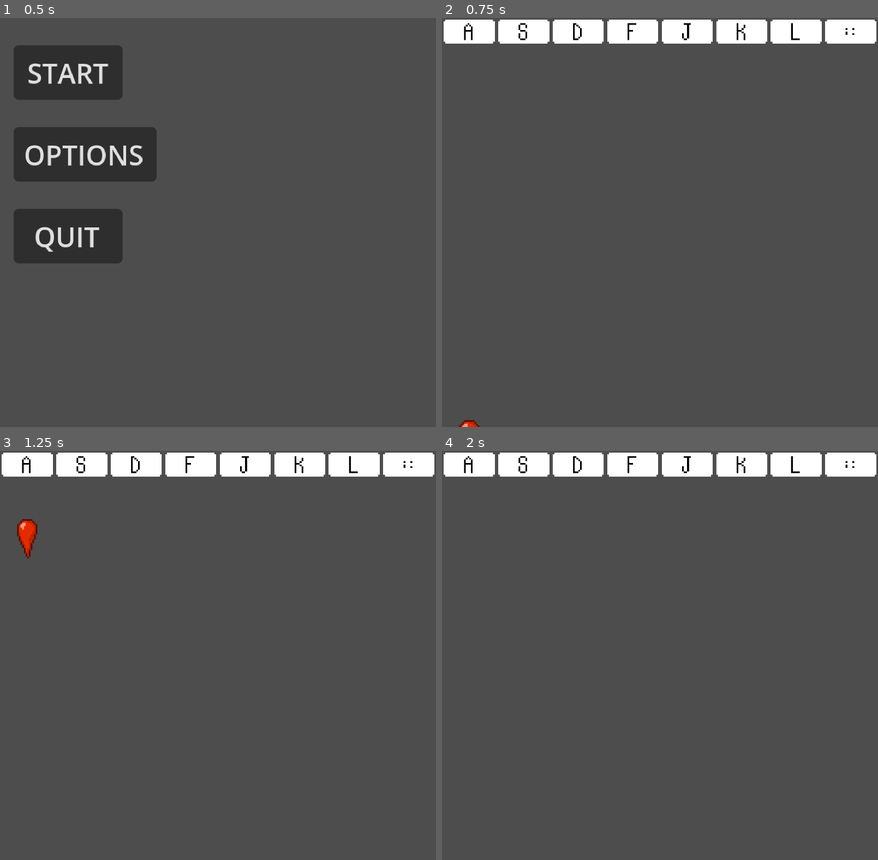
Above: before the commit, frames 1-4 (two rows, left to right).
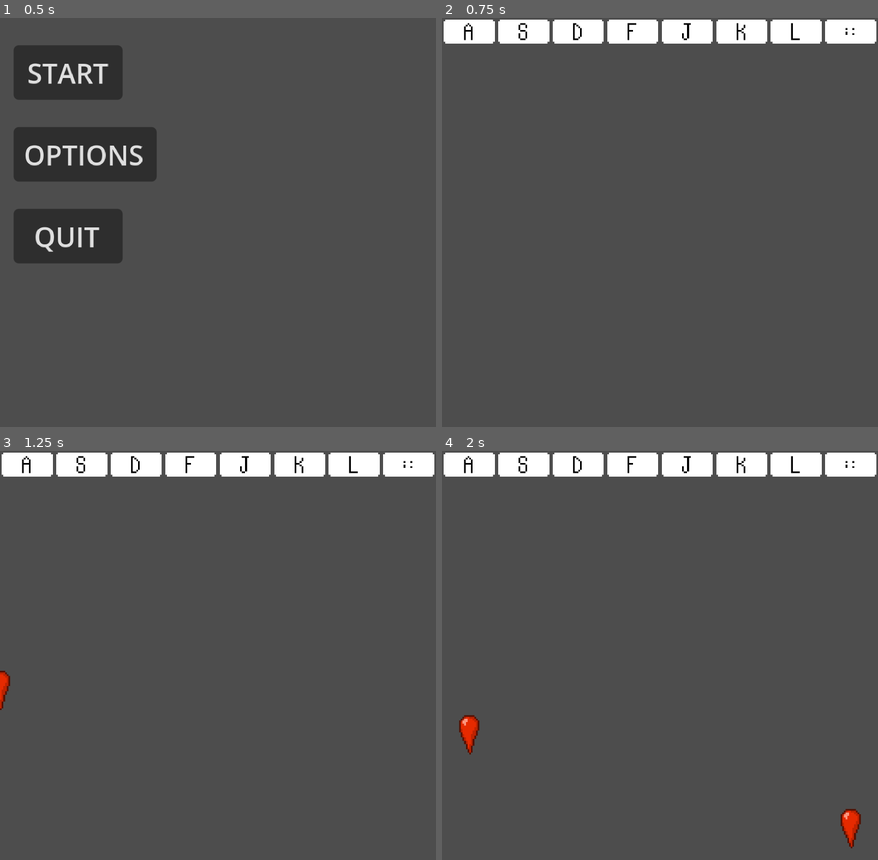
Above: after the commit, the same moments.

Repository: Ada-Rhodes/Bring-Her-Back
Game: Godot game, scene res://main_menu.tscn
The game is run twice, just before and just after one commit, with the same random seed, the same clock (stepped at 60 frames per second) and the same inputs.
Inputs:
- Up to frame 1 (0.5 s): no input
- Up to frame 2 (0.75 s): click "START" at 0.5 s
- Up to frame 3 (1.25 s): no input
- Up to frame 4 (2 s): tap A (Key A, bound only after the commit) at 1.35 s; tap , (Key Colon, bound only after the commit) at 1.55 s

Frame 1 is identical in both runs. In frame 2, less than 0.1% of the frame differs, in the area x 3-9%, y 98-100%; in frame 3, 0.5%; in frame 4, 0.6%, in the area x 3-97%, y 64-98%.

Commit message:
Blood drops and sound working
I have blood drops and sound working
I need the timing sequence to work now. I am not sure what the best way to do that yet is.

Diff:
--- a/Bring-Her-Back/Game.tscn
+++ b/Bring-Her-Back/Game.tscn
@@ -4,13 +4,28 @@
 [ext_resource type="Script" uid="uid://do4n6y51kf180" path="res://game-loop.gd" id="1_yx171"]
 [ext_resource type="Texture2D" uid="uid://bmn7n2c5ygh26" path="res://Assets/Keys/s-key.png" id="2_2vekm"]
 [ext_resource type="Script" uid="uid://d3lddg5fuil7w" path="res://buttons.gd" id="2_yhmtn"]
-[ext_resource type="AudioStream" uid="uid://c2jh22wq5hpl" path="res://Assets/Sounds/Wump.wav" id="3_yhmtn"]
 [ext_resource type="Texture2D" uid="uid://cjl8riokup8ku" path="res://Assets/Keys/d-key.png" id="3_yx171"]
+[ext_resource type="Script" uid="uid://csg66xiqoewvd" path="res://key_a.gd" id="4_gwjdr"]
 [ext_resource type="Texture2D" uid="uid://crqk7sh3282fi" path="res://Assets/Keys/f-key.png" id="4_yhmtn"]
+[ext_resource type="AudioStream" uid="uid://cdef018wev6qv" path="res://Assets/Sounds/wa6.mp3" id="5_bisgb"]
 [ext_resource type="Texture2D" uid="uid://86yh8416lbsq" path="res://Assets/Keys/j-key.png" id="5_gwjdr"]
 [ext_resource type="Texture2D" uid="uid://nvb2n6gyrmg6" path="res://Assets/Keys/k-key.png" id="6_lvtmh"]
+[ext_resource type="Script" uid="uid://cutnj5denvq3r" path="res://key_s.gd" id="7_lvtmh"]
 [ext_resource type="Texture2D" uid="uid://cgywnhrfbgk0w" path="res://Assets/Keys/L-key.png" id="7_yyih5"]
 [ext_resource type="Texture2D" uid="uid://jvjmv3hh50th" path="res://Assets/Keys/colon-key.png" id="8_qjyg3"]
+[ext_resource type="AudioStream" uid="uid://c2sgwnhi5jbga" path="res://Assets/Sounds/wa4.mp3" id="8_y5ctq"]
+[ext_resource type="Script" uid="uid://5jt5mlwmlgap" path="res://key_d.gd" id="9_yyih5"]
+[ext_resource type="Script" uid="uid://b2kdj7d361sjv" path="res://key_f.gd" id="11_qjyg3"]
+[ext_resource type="AudioStream" uid="uid://dkad6w17um0y0" path="res://Assets/Sounds/wa2.mp3" id="11_w7ht3"]
+[ext_resource type="Script" uid="uid://c8gaa6v7xrruh" path="res://key_j.gd" id="13_bvhbk"]
+[ext_resource type="AudioStream" uid="uid://bt2q7ywj2idkj" path="res://Assets/Sounds/wa0.mp3" id="14_8ktx7"]
+[ext_resource type="Script" uid="uid://d3bdhfhhbtpg2" path="res://key_k.gd" id="14_wuoie"]
+[ext_resource type="Script" uid="uid://ck4aixxoopkad" path="res://key_l.gd" id="16_bvhbk"]
+[ext_resource type="AudioStream" uid="uid://dvxyruuw27uxj" path="res://Assets/Sounds/wa1.mp3" id="17_hwsgv"]
+[ext_resource type="Script" uid="uid://lqquiern8nm8" path="res://key_colon.gd" id="18_cpsxm"]
+[ext_resource type="AudioStream" uid="uid://dpfma0gmpwet" path="res://Assets/Sounds/wa3.mp3" id="20_gebyw"]
+[ext_resource type="AudioStream" uid="uid://cwsivb12vub4a" path="res://Assets/Sounds/wa5.mp3" id="23_4my3f"]
+[ext_resource type="AudioStream" uid="uid://bjs88rlgaknlt" path="res://Assets/Sounds/wa7.mp3" id="26_aeq37"]
 
 [sub_resource type="RectangleShape2D" id="RectangleShape2D_yg35m"]
 size = Vector2(32, 16)
@@ -24,6 +39,7 @@
 [node name="Key A" type="Sprite2D" parent="Buttons" unique_id=16194927]
 position = Vector2(16, 8)
 texture = ExtResource("1_joorw")
+script = ExtResource("4_gwjdr")
 
 [node name="StaticBody2D" type="StaticBody2D" parent="Buttons/Key A" unique_id=40990239]
 
@@ -32,11 +48,12 @@
 disabled = true
 
 [node name="AudioStreamPlayer" type="AudioStreamPlayer" parent="Buttons/Key A" unique_id=1697709971]
-stream = ExtResource("3_yhmtn")
+stream = ExtResource("5_bisgb")
 
 [node name="Key S" type="Sprite2D" parent="Buttons" unique_id=612567100]
 position = Vector2(48, 8)
 texture = ExtResource("2_2vekm")
+script = ExtResource("7_lvtmh")
 
 [node name="StaticBody2D" type="StaticBody2D" parent="Buttons/Key S" unique_id=218593809]
 
@@ -44,9 +61,13 @@
 shape = SubResource("RectangleShape2D_yg35m")
 disabled = true
 
+[node name="AudioStreamPlayer" type="AudioStreamPlayer" parent="Buttons/Key S" unique_id=1698509832]
+stream = ExtResource("8_y5ctq")
+
 [node name="Key D" type="Sprite2D" parent="Buttons" unique_id=732655924]
 position = Vector2(80, 8)
 texture = ExtResource("3_yx171")
+script = ExtResource("9_yyih5")
 
 [node name="StaticBody2D" type="StaticBody2D" parent="Buttons/Key D" unique_id=1475548821]
 
@@ -54,9 +75,13 @@
 shape = SubResource("RectangleShape2D_yg35m")
 disabled = true
 
+[node name="AudioStreamPlayer" type="AudioStreamPlayer" parent="Buttons/Key D" unique_id=1276724256]
+stream = ExtResource("11_w7ht3")
+
 [node name="Key F" type="Sprite2D" parent="Buttons" unique_id=590894051]
 position = Vector2(112, 8)
 texture = ExtResource("4_yhmtn")
+script = ExtResource("11_qjyg3")
 
 [node name="StaticBody2D" type="StaticBody2D" parent="Buttons/Key F" unique_id=1786576393]
 
@@ -64,9 +89,13 @@
 shape = SubResource("RectangleShape2D_yg35m")
 disabled = true
 
+[node name="AudioStreamPlayer" type="AudioStreamPlayer" parent="Buttons/Key F" unique_id=1857367584]
+stream = ExtResource("14_8ktx7")
+
 [node name="Key J" type="Sprite2D" parent="Buttons" unique_id=188705831]
 position = Vector2(144, 8)
 texture = ExtResource("5_gwjdr")
+script = ExtResource("13_bvhbk")
 
 [node name="StaticBody2D" type="StaticBody2D" parent="Buttons/Key J" unique_id=605630487]
 
@@ -74,9 +103,13 @@
 shape = SubResource("RectangleShape2D_yg35m")
 disabled = true
 
+[node name="AudioStreamPlayer" type="AudioStreamPlayer" parent="Buttons/Key J" unique_id=2039098588]
+stream = ExtResource("17_hwsgv")
+
 [node name="Key K" type="Sprite2D" parent="Buttons" unique_id=879407633]
 position = Vector2(176, 8)
 texture = ExtResource("6_lvtmh")
+script = ExtResource("14_wuoie")
 
 [node name="StaticBody2D" type="StaticBody2D" parent="Buttons/Key K" unique_id=687469722]
 
@@ -84,9 +117,13 @@
 shape = SubResource("RectangleShape2D_yg35m")
 disabled = true
 
+[node name="AudioStreamPlayer" type="AudioStreamPlayer" parent="Buttons/Key K" unique_id=42666671]
+stream = ExtResource("20_gebyw")
+
 [node name="Key L" type="Sprite2D" parent="Buttons" unique_id=784377286]
 position = Vector2(208, 8)
 texture = ExtResource("7_yyih5")
+script = ExtResource("16_bvhbk")
 
 [node name="StaticBody2D" type="StaticBody2D" parent="Buttons/Key L" unique_id=899511680]
 
@@ -94,12 +131,19 @@
 shape = SubResource("RectangleShape2D_yg35m")
 disabled = true
 
+[node name="AudioStreamPlayer" type="AudioStreamPlayer" parent="Buttons/Key L" unique_id=370845968]
+stream = ExtResource("23_4my3f")
+
 [node name="Key Colon" type="Sprite2D" parent="Buttons" unique_id=265064061]
 position = Vector2(240, 8)
 texture = ExtResource("8_qjyg3")
+script = ExtResource("18_cpsxm")
 
 [node name="StaticBody2D" type="StaticBody2D" parent="Buttons/Key Colon" unique_id=733625283]
 
 [node name="CollisionShape2D" type="CollisionShape2D" parent="Buttons/Key Colon/StaticBody2D" unique_id=310983489]
 shape = SubResource("RectangleShape2D_yg35m")
 disabled = true
+
+[node name="AudioStreamPlayer" type="AudioStreamPlayer" parent="Buttons/Key Colon" unique_id=414516283]
+stream = ExtResource("26_aeq37")
--- /dev/null
+++ b/Bring-Her-Back/key_a.gd
@@ -0,0 +1,31 @@
+extends Sprite2D
+
+
+# Pre-Load Blood Drop Instance
+const BLOOD_DROP = preload("res://prefabs/blood_drop.tscn")
+
+
+# Called when the node enters the scene tree for the first time.
+func _ready() -> void:
+	pass # Replace with function body.
+
+
+
+# Called every frame. 'delta' is the elapsed time since the previous frame.
+func _process(delta: float) -> void:
+	var aPressed = Input.is_action_just_pressed("Key A")
+	if aPressed == true:
+		$AudioStreamPlayer.play()
+		#print('Button pressed')
+		spawn_blood()
+
+# Spawn Blood drop in desired position
+func spawn_blood() -> void:
+	# Create an instance of the blood drop
+	var blood_instance = BLOOD_DROP.instantiate()
+
+	# Set blood drop position 1-8
+	# Do this later
+
+	# Add blood drop to paret scene as a child
+	add_child(blood_instance)
--- /dev/null
+++ b/Bring-Her-Back/key_colon.gd
@@ -0,0 +1,31 @@
+extends Sprite2D
+
+
+# Pre-Load Blood Drop Instance
+const BLOOD_DROP = preload("res://prefabs/blood_drop.tscn")
+
+
+# Called when the node enters the scene tree for the first time.
+func _ready() -> void:
+	pass # Replace with function body.
+
+
+
+# Called every frame. 'delta' is the elapsed time since the previous frame.
+func _process(delta: float) -> void:
+	var aPressed = Input.is_action_just_pressed("Key Colon")
+	if aPressed == true:
+		$AudioStreamPlayer.play()
+		#print('Button pressed')
+		spawn_blood()
+
+# Spawn Blood drop in desired position
+func spawn_blood() -> void:
+	# Create an instance of the blood drop
+	var blood_instance = BLOOD_DROP.instantiate()
+
+	# Set blood drop position 1-8
+	# Do this later
+
+	# Add blood drop to paret scene as a child
+	add_child(blood_instance)
--- /dev/null
+++ b/Bring-Her-Back/key_d.gd
@@ -0,0 +1,31 @@
+extends Sprite2D
+
+
+# Pre-Load Blood Drop Instance
+const BLOOD_DROP = preload("res://prefabs/blood_drop.tscn")
+
+
+# Called when the node enters the scene tree for the first time.
+func _ready() -> void:
+	pass # Replace with function body.
+
+
+
+# Called every frame. 'delta' is the elapsed time since the previous frame.
+func _process(delta: float) -> void:
+	var aPressed = Input.is_action_just_pressed("Key D")
+	if aPressed == true:
+		$AudioStreamPlayer.play()
+		#print('Button pressed')
+		spawn_blood()
+
+# Spawn Blood drop in desired position
+func spawn_blood() -> void:
+	# Create an instance of the blood drop
+	var blood_instance = BLOOD_DROP.instantiate()
+
+	# Set blood drop position 1-8
+	# Do this later
+
+	# Add blood drop to paret scene as a child
+	add_child(blood_instance)
--- /dev/null
+++ b/Bring-Her-Back/key_f.gd
@@ -0,0 +1,31 @@
+extends Sprite2D
+
+
+# Pre-Load Blood Drop Instance
+const BLOOD_DROP = preload("res://prefabs/blood_drop.tscn")
+
+
+# Called when the node enters the scene tree for the first time.
+func _ready() -> void:
+	pass # Replace with function body.
+
+
+
+# Called every frame. 'delta' is the elapsed time since the previous frame.
+func _process(delta: float) -> void:
+	var aPressed = Input.is_action_just_pressed("Key F")
+	if aPressed == true:
+		$AudioStreamPlayer.play()
+		#print('Button pressed')
+		spawn_blood()
+
+# Spawn Blood drop in desired position
+func spawn_blood() -> void:
+	# Create an instance of the blood drop
+	var blood_instance = BLOOD_DROP.instantiate()
+
+	# Set blood drop position 1-8
+	# Do this later
+
+	# Add blood drop to paret scene as a child
+	add_child(blood_instance)
--- /dev/null
+++ b/Bring-Her-Back/key_j.gd
@@ -0,0 +1,31 @@
+extends Sprite2D
+
+
+# Pre-Load Blood Drop Instance
+const BLOOD_DROP = preload("res://prefabs/blood_drop.tscn")
+
+
+# Called when the node enters the scene tree for the first time.
+func _ready() -> void:
+	pass # Replace with function body.
+
+
+
+# Called every frame. 'delta' is the elapsed time since the previous frame.
+func _process(delta: float) -> void:
+	var aPressed = Input.is_action_just_pressed("Key J")
+	if aPressed == true:
+		$AudioStreamPlayer.play()
+		#print('Button pressed')
+		spawn_blood()
+
+# Spawn Blood drop in desired position
+func spawn_blood() -> void:
+	# Create an instance of the blood drop
+	var blood_instance = BLOOD_DROP.instantiate()
+
+	# Set blood drop position 1-8
+	# Do this later
+
+	# Add blood drop to paret scene as a child
+	add_child(blood_instance)
--- /dev/null
+++ b/Bring-Her-Back/key_k.gd
@@ -0,0 +1,31 @@
+extends Sprite2D
+
+
+# Pre-Load Blood Drop Instance
+const BLOOD_DROP = preload("res://prefabs/blood_drop.tscn")
+
+
+# Called when the node enters the scene tree for the first time.
+func _ready() -> void:
+	pass # Replace with function body.
+
+
+
+# Called every frame. 'delta' is the elapsed time since the previous frame.
+func _process(delta: float) -> void:
+	var aPressed = Input.is_action_just_pressed("Key K")
+	if aPressed == true:
+		$AudioStreamPlayer.play()
+		#print('Button pressed')
+		spawn_blood()
+
+# Spawn Blood drop in desired position
+func spawn_blood() -> void:
+	# Create an instance of the blood drop
+	var blood_instance = BLOOD_DROP.instantiate()
+
+	# Set blood drop position 1-8
+	# Do this later
+
+	# Add blood drop to paret scene as a child
+	add_child(blood_instance)
--- /dev/null
+++ b/Bring-Her-Back/key_l.gd
@@ -0,0 +1,31 @@
+extends Sprite2D
+
+
+# Pre-Load Blood Drop Instance
+const BLOOD_DROP = preload("res://prefabs/blood_drop.tscn")
+
+
+# Called when the node enters the scene tree for the first time.
+func _ready() -> void:
+	pass # Replace with function body.
+
+
+
+# Called every frame. 'delta' is the elapsed time since the previous frame.
+func _process(delta: float) -> void:
+	var aPressed = Input.is_action_just_pressed("Key L")
+	if aPressed == true:
+		$AudioStreamPlayer.play()
+		#print('Button pressed')
+		spawn_blood()
+
+# Spawn Blood drop in desired position
+func spawn_blood() -> void:
+	# Create an instance of the blood drop
+	var blood_instance = BLOOD_DROP.instantiate()
+
+	# Set blood drop position 1-8
+	# Do this later
+
+	# Add blood drop to paret scene as a child
+	add_child(blood_instance)
--- /dev/null
+++ b/Bring-Her-Back/key_s.gd
@@ -0,0 +1,31 @@
+extends Sprite2D
+
+
+# Pre-Load Blood Drop Instance
+const BLOOD_DROP = preload("res://prefabs/blood_drop.tscn")
+
+
+# Called when the node enters the scene tree for the first time.
+func _ready() -> void:
+	pass # Replace with function body.
+
+
+
+# Called every frame. 'delta' is the elapsed time since the previous frame.
+func _process(delta: float) -> void:
+	var aPressed = Input.is_action_just_pressed("Key S")
+	if aPressed == true:
+		$AudioStreamPlayer.play()
+		#print('Button pressed')
+		spawn_blood()
+
+# Spawn Blood drop in desired position
+func spawn_blood() -> void:
+	# Create an instance of the blood drop
+	var blood_instance = BLOOD_DROP.instantiate()
+
+	# Set blood drop position 1-8
+	# Do this later
+
+	# Add blood drop to paret scene as a child
+	add_child(blood_instance)
--- a/Bring-Her-Back/prefabs/blood_drop.gd
+++ b/Bring-Her-Back/prefabs/blood_drop.gd
@@ -2,12 +2,14 @@
 
 
 var local_pos
+var start_time
 
 
 # Called when the node enters the scene tree for the first time.
 func _ready() -> void:
 	# Local position (relative to its parent node)
 	local_pos = get_node("BloodDrop").position.y
+	start_time = Time.get_ticks_msec()
 	#print("Local Position: ", local_pos)
 	#pass
 
@@ -16,4 +18,6 @@
 func _process(delta: float) -> void:
 	local_pos = get_node("BloodDrop").position.y
 	if local_pos < 0:
+		var elapsed_time = Time.get_ticks_msec() - start_time
+		print("Time elapsed: ", elapsed_time, " ms")
 		queue_free()
--- a/Bring-Her-Back/prefabs/blood_drop.tscn
+++ b/Bring-Her-Back/prefabs/blood_drop.tscn
@@ -33,8 +33,8 @@
 script = ExtResource("1_odwrp")
 
 [node name="BloodDrop" type="RigidBody2D" parent="." unique_id=1743695993]
-position = Vector2(16, 260)
-gravity_scale = -1.0
+position = Vector2(0, 260)
+gravity_scale = -0.57
 
 [node name="CollisionShape2D" type="CollisionShape2D" parent="BloodDrop" unique_id=713581182]
 shape = SubResource("CapsuleShape2D_odwrp")
--- a/Bring-Her-Back/project.godot
+++ b/Bring-Her-Back/project.godot
@@ -26,6 +26,50 @@
 
 project/assembly_name="Bring-Her-Back"
 
+[input]
+
+"Key A"={
+"deadzone": 0.2,
+"events": [Object(InputEventKey,"resource_local_to_scene":false,"resource_name":"","device":16,"window_id":0,"alt_pressed":false,"shift_pressed":false,"ctrl_pressed":false,"meta_pressed":false,"pressed":false,"keycode":0,"physical_keycode":65,"key_label":0,"unicode":0,"location":0,"echo":false,"script":null)
+, Object(InputEventJoypadButton,"resource_local_to_scene":false,"resource_name":"","device":-1,"button_index":13,"pressure":0.0,"pressed":false,"script":null)
+]
+}
+"Key S"={
+"deadzone": 0.2,
+"events": [Object(InputEventKey,"resource_local_to_scene":false,"resource_name":"","device":16,"window_id":0,"alt_pressed":false,"shift_pressed":false,"ctrl_pressed":false,"meta_pressed":false,"pressed":false,"keycode":0,"physical_keycode":83,"key_label":0,"unicode":0,"location":0,"echo":false,"script":null)
+]
+}
+"Key D"={
+"deadzone": 0.2,
+"events": [Object(InputEventKey,"resource_local_to_scene":false,"resource_name":"","device":-1,"window_id":0,"alt_pressed":false,"shift_pressed":false,"ctrl_pressed":false,"meta_pressed":false,"pressed":false,"keycode":0,"physical_keycode":68,"key_label":0,"unicode":100,"location":0,"echo":false,"script":null)
+]
+}
+"Key F"={
+"deadzone": 0.2,
+"events": [Object(InputEventKey,"resource_local_to_scene":false,"resource_name":"","device":-1,"window_id":0,"alt_pressed":false,"shift_pressed":false,"ctrl_pressed":false,"meta_pressed":false,"pressed":false,"keycode":0,"physical_keycode":70,"key_label":0,"unicode":102,"location":0,"echo":false,"script":null)
+]
+}
+"Key J"={
+"deadzone": 0.2,
+"events": [Object(InputEventKey,"resource_local_to_scene":false,"resource_name":"","device":-1,"window_id":0,"alt_pressed":false,"shift_pressed":false,"ctrl_pressed":false,"meta_pressed":false,"pressed":false,"keycode":0,"physical_keycode":74,"key_label":0,"unicode":106,"location":0,"echo":false,"script":null)
+]
+}
+"Key K"={
+"deadzone": 0.2,
+"events": [Object(InputEventKey,"resource_local_to_scene":false,"resource_name":"","device":-1,"window_id":0,"alt_pressed":false,"shift_pressed":false,"ctrl_pressed":false,"meta_pressed":false,"pressed":false,"keycode":0,"physical_keycode":75,"key_label":0,"unicode":107,"location":0,"echo":false,"script":null)
+]
+}
+"Key L"={
+"deadzone": 0.2,
+"events": [Object(InputEventKey,"resource_local_to_scene":false,"resource_name":"","device":-1,"window_id":0,"alt_pressed":false,"shift_pressed":false,"ctrl_pressed":false,"meta_pressed":false,"pressed":false,"keycode":0,"physical_keycode":76,"key_label":0,"unicode":108,"location":0,"echo":false,"script":null)
+]
+}
+"Key Colon"={
+"deadzone": 0.2,
+"events": [Object(InputEventKey,"resource_local_to_scene":false,"resource_name":"","device":-1,"window_id":0,"alt_pressed":false,"shift_pressed":false,"ctrl_pressed":false,"meta_pressed":false,"pressed":false,"keycode":0,"physical_keycode":59,"key_label":0,"unicode":59,"location":0,"echo":false,"script":null)
+]
+}
+
 [physics]
 
 3d/physics_engine="Jolt Physics"
Not shown, added: Bring-Her-Back/Assets/Sounds/wa0.mp3.import
Not shown, added: Bring-Her-Back/Assets/Sounds/wa1.mp3.import
Not shown, added: Bring-Her-Back/Assets/Sounds/wa2.mp3.import
Not shown, added: Bring-Her-Back/Assets/Sounds/wa3.mp3.import
Not shown, added: Bring-Her-Back/Assets/Sounds/wa4.mp3.import
Not shown, added: Bring-Her-Back/Assets/Sounds/wa5.mp3.import
Not shown, added: Bring-Her-Back/Assets/Sounds/wa6.mp3.import
Not shown, added: Bring-Her-Back/Assets/Sounds/wa7.mp3.import
Not shown, added: Bring-Her-Back/key_a.gd.uid
Not shown, added: Bring-Her-Back/key_colon.gd.uid
Not shown, added: Bring-Her-Back/key_d.gd.uid
Not shown, added: Bring-Her-Back/key_f.gd.uid
(and 13 more such lines)
